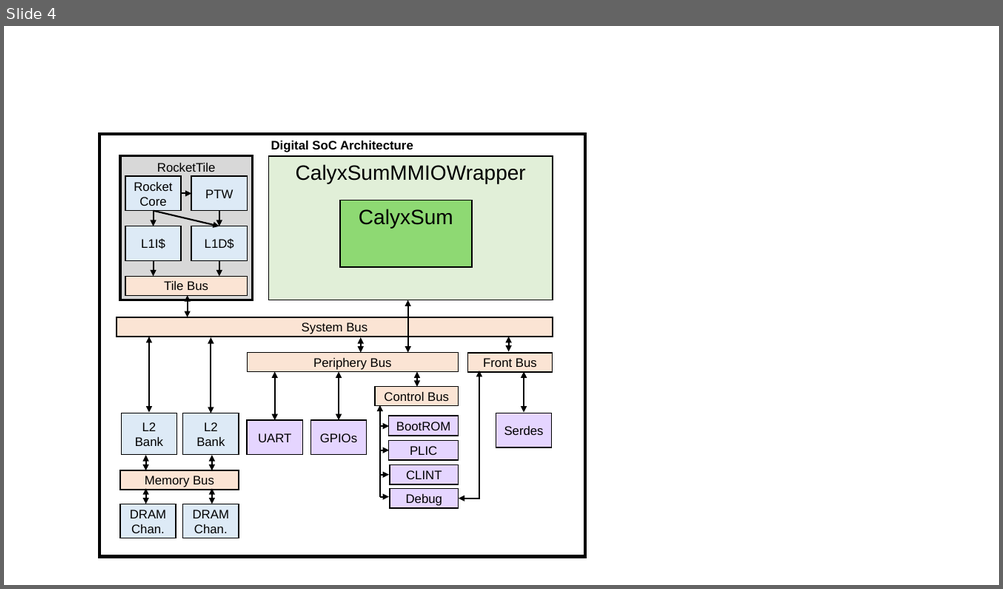
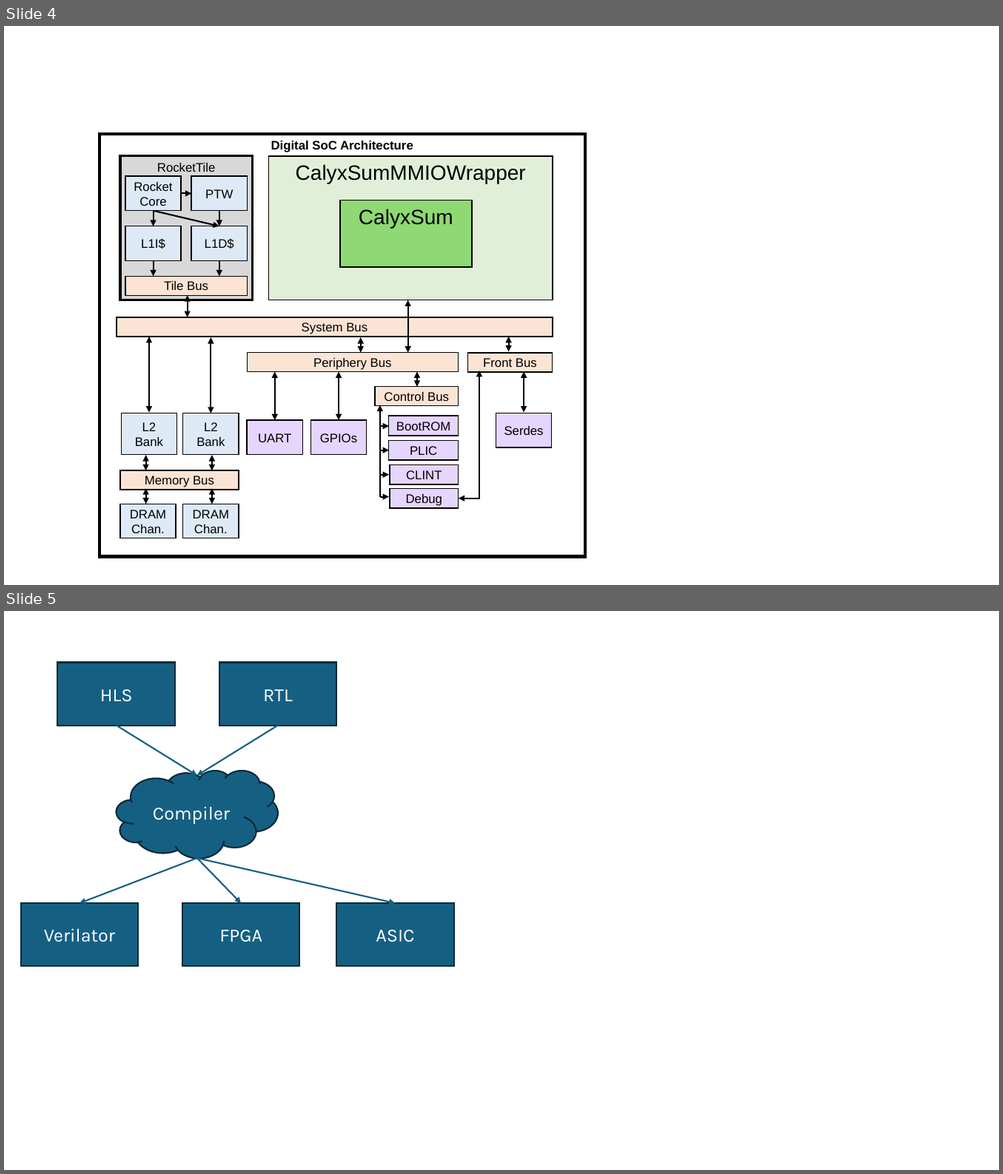
Before and after one commit to vighneshiyer/publications, a slide deck: figs/latte24/figs.pptx. Shown one above the other, each under a label of ours: slide 4 before the commit, slides 4 and 5 after it. The pictures are 1003x589 and 1003x1174 pixels, drawn with LibreOffice and Linux fonts; fonts in the diff are those of the drawing. Boxes give left, top, right and bottom in pixels: in the first picture for what was removed or moved away, otherwise in the second. Text is boxed around its words. In the diff, an @@ line names an element or a change of style, - is before the commit and + after.

```diff
--- a/figs/latte24/figs.pptx
+++ b/figs/latte24/figs.pptx
@@ slide 5 added at bbox=[4, 611, 999, 1170], background #FFFFFF @@
@@ rectangle added at bbox=[58, 663, 175, 725], fill #156082, outline #092A39 1.5 pt, 18 pt, text #FFFFFF @@
+HLS
@@ rectangle added at bbox=[219, 663, 336, 725], fill #156082, outline #092A39 1.5 pt, 18 pt, text #FFFFFF @@
+RTL
@@ arrow added from (116, 725) to (197, 776), #156082 1.5 pt @@
@@ arrow added from (278, 725) to (197, 776), #156082 1.5 pt @@
@@ cloud added at bbox=[116, 771, 278, 859], fill #156082, outline #092A39 1.5 pt, 18 pt, text #FFFFFF @@
+Compiler
@@ arrow added from (197, 858) to (79, 903), #156082 1.5 pt @@
@@ arrow added from (197, 858) to (242, 903), #156082 1.5 pt @@
@@ arrow added from (197, 858) to (395, 903), #156082 1.5 pt @@
@@ rectangle added at bbox=[20, 903, 137, 966], fill #156082, outline #092A39 1.5 pt, 18 pt, text #FFFFFF @@
+Verilator
@@ rectangle added at bbox=[182, 903, 299, 966], fill #156082, outline #092A39 1.5 pt, 18 pt, text #FFFFFF @@
+FPGA
@@ rectangle added at bbox=[337, 903, 454, 966], fill #156082, outline #092A39 1.5 pt, 18 pt, text #FFFFFF @@
+ASIC
```
Also in this commit, not shown: 6 other slides added, 9 other files.
